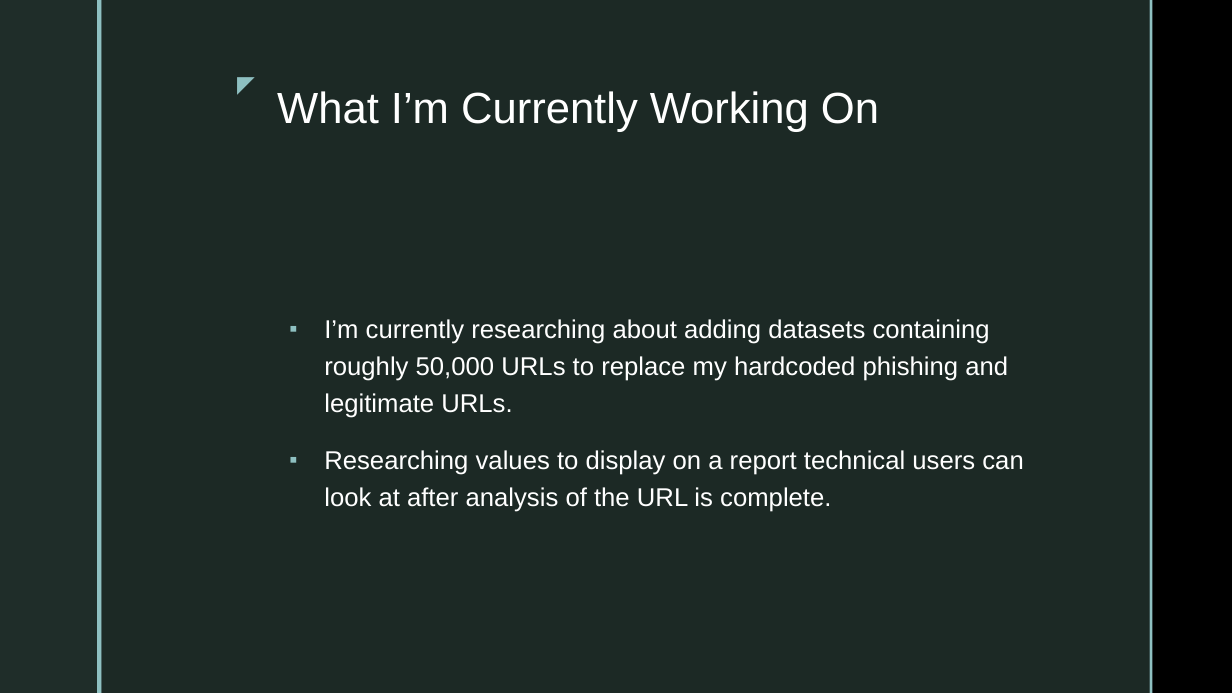
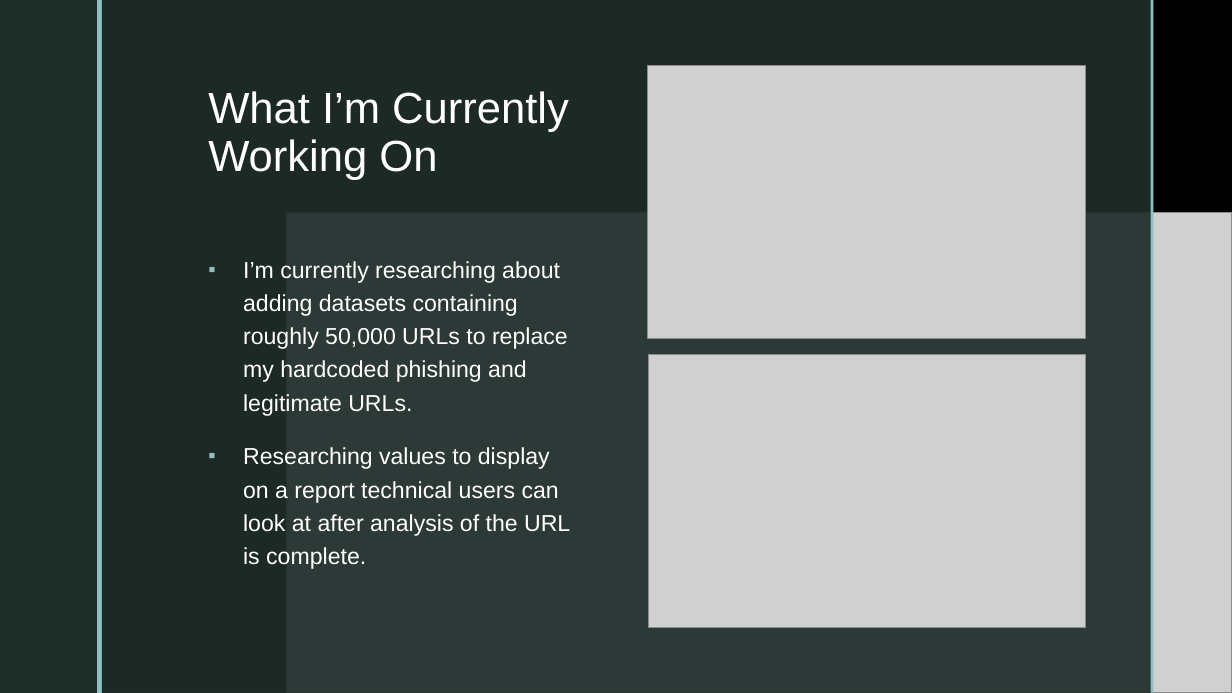
Before and after one commit to 0Meraj/My-Projects, a slide deck: slide 14 of Documents for the project/Presentation.pptx (slide 13 before the commit). Drawn at 1232x693 pixels with LibreOffice and Linux fonts; fonts in the diff are those of the drawing; grey boxes stand for pictures; background and template pictures are left out. Boxes give left, top, right and bottom in pixels: in the first picture for what was removed or moved away, otherwise in the second. Text is boxed around its words. In the diff, an @@ line names an element or a change of style, - is before the commit and + after.

```diff
--- a/Documents for the project/Presentation.pptx
+++ b/Documents for the project/Presentation.pptx
@@ rectangle added at <box>0,0,1232,693</box>, fill #000000 @@
@@ rectangle added at <box>102,0,1152,693</box>, fill #1F2D29 at 92% opacity @@
@@ rectangle added at <box>1151,0,1153,693</box>, fill #8EC0C1 @@
@@ title "What I’m Currently Working On": place and size @@
-title "What I’m Currently Working On" at <box>277,91,879,132</box>
+title "What I’m Currently Working On" at <box>208,91,569,180</box>
@@ title "What I’m Currently Working On" at <box>208,91,569,180</box>: alignment right to left @@
@@ text removed at <box>222,65,263,102</box> @@
-◤
@@ picture added at <box>648,66,1086,339</box> @@
@@ text "I’m currently researching about adding ...": place and size @@
-text "I’m currently researching about adding ..." at <box>324,319,1023,512</box>
+text "I’m currently researching about adding ..." at <box>243,261,570,569</box>
@@ text "I’m currently researching about adding ..." at <box>243,261,570,569</box>: size 20 to 18 pt @@
@@ picture added at <box>287,213,1232,693</box> @@
@@ picture added at <box>649,354,1087,628</box> @@
```
Also in this commit, not shown: 12 other slides changed, 1 slide added, 14 other files.
